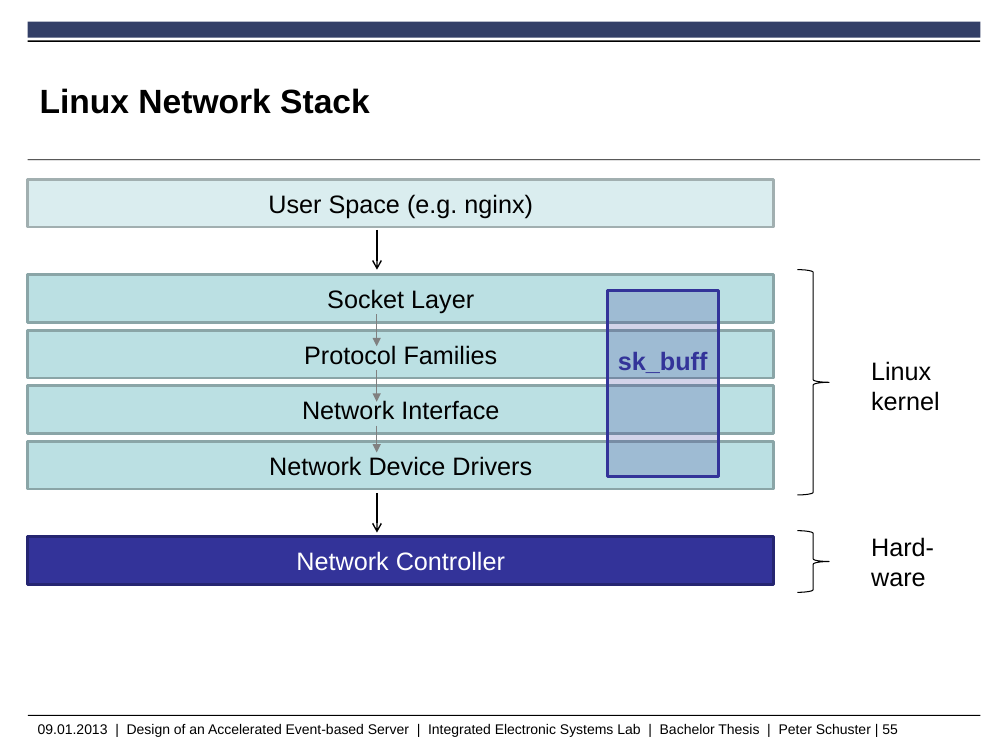
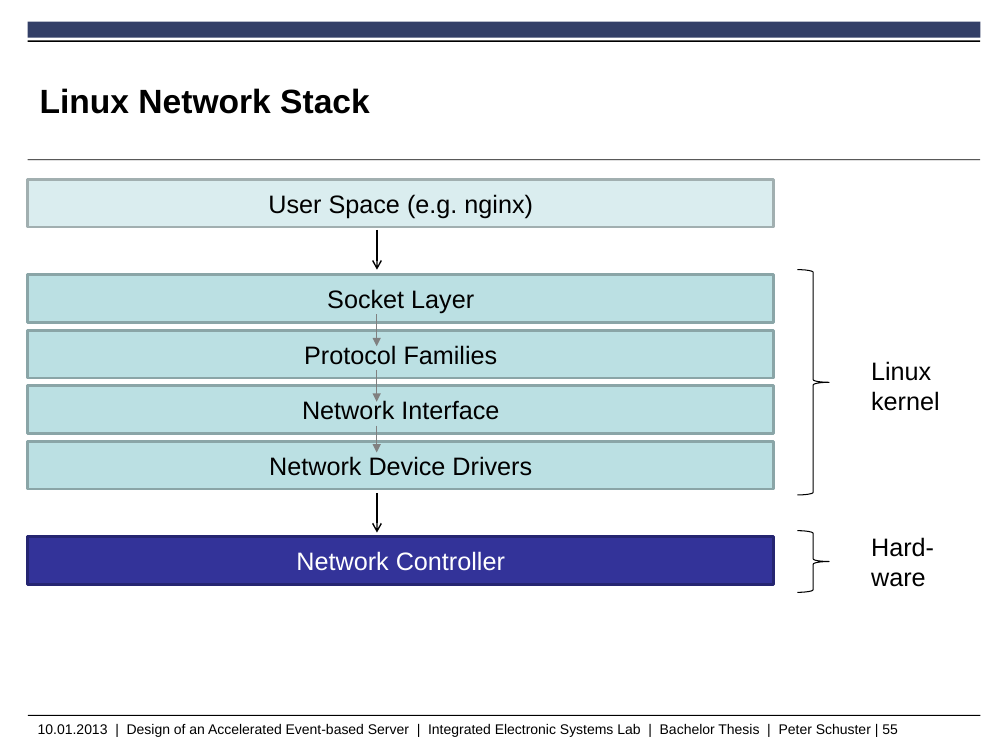
Before and after one commit to peschuster/ies-http-project, a slide deck: slide 55 of IesHttpThesis.pptx. Drawn at 1008x756 pixels with LibreOffice and Linux fonts; fonts in the diff are those of the drawing; background and template pictures are left out. Boxes give left, top, right and bottom in pixels: in the first picture for what was removed or moved away, otherwise in the second. Text is boxed around its words. In the diff, an @@ line names an element or a change of style, - is before the commit and + after.

Commit message:
Thesis presentation

```diff
--- a/IesHttpThesis.pptx
+++ b/IesHttpThesis.pptx
@@ rectangle removed at [607,290,718,476] @@
-sk_buff
@@ text at [38,724,898,737]: text changed @@
-09.01.2013 | Design of an Accelerated Event-based Server | Integrated Electronic Systems Lab | Bachelor Thesis | Peter Schuster | 55
+10.01.2013 | Design of an Accelerated Event-based Server | Integrated Electronic Systems Lab | Bachelor Thesis | Peter Schuster | 55
```
Also in this commit, not shown: 19 other slides changed, 1 slide added.
